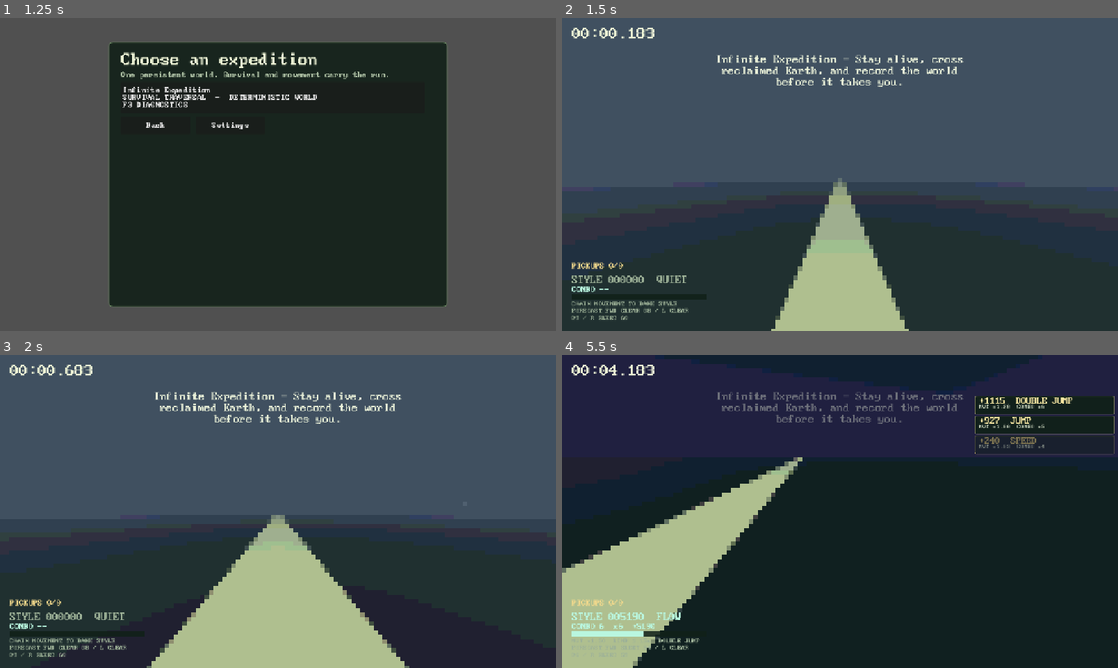
Above: before the commit, frames 1-4 (two rows, left to right).
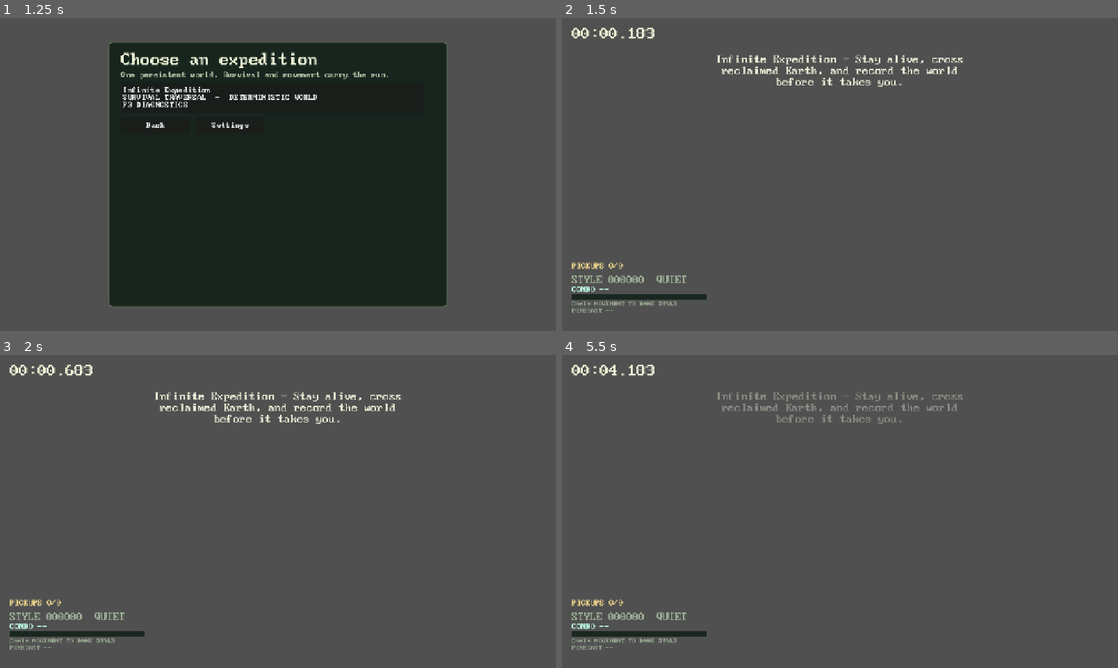
Above: after the commit, the same moments.

Repository: gongahkia/hot-cross-buns
Game: Godot game, scene res://scenes/main.tscn
Two runs of this game, one before a commit and one after it. Both use one fixed random seed, a clock stepped at 60 frames per second and the inputs below.
Inputs (mouse positions are in pixels of both pictures, inside the frame that each line leads up to):
- Up to frame 1 (1.25 s): click "Choose a journey" at 0.5 s
- Up to frame 2 (1.5 s): click "Infinite Expedition SURVIVAL …" at 1.25 s
- Up to frame 3 (2 s): no input
- Up to frame 4 (5.5 s): tap Enter at 2 s; move the mouse to (867, 511) at 2.02 s; hold W (move_forward) from 2.03 s (still down); tap Space (jump) at 2.1, 2.27, 2.57, 3.02, 3.05, 3.32, 3.8, 4.52, 4.55, 4.82, 5.27, 5.3 s; click (867, 511) at 2.17 s; move the mouse to (812, 511) at 2.77 s; tap 7 (build_platform) at 2.85 s; move the mouse to (851, 505) at 3.52 s; tap 6 (build_shelter) at 3.6 s; move the mouse to (834, 517) at 4.27 s; tap 2 (collect_water) at 4.35 s; click (834, 517) at 4.42 s; move the mouse to (878, 514) at 5.02 s; tap 1 (consume_food) at 5.1 s

Frame 1 is identical in both runs. In frame 2, 46% of the frame differs, in the area x 0-100%, y 51-100%; in frame 3, 47%; in frame 4, 99%, in the area x 0-100%, y 0-100%.
Error after the commit: Assertion failed: generated megastructure baseline entry route is invalid (res://scripts/world_megastructure_generator.gd:94)

Commit message:
debuggedroute

Diff:
--- /dev/null
+++ b/scripts/debug_megastructure_route.gd
@@ -0,0 +1,9 @@
+extends SceneTree
+
+const GENERATOR := preload("res://scripts/world_megastructure_generator.gd")
+const VALIDATOR := preload("res://scripts/world_megastructure_route_validator.gd")
+
+func _initialize() -> void:
+	var descriptor := GENERATOR.new(20260731).generate(Vector3i.ZERO)
+	print(VALIDATOR.validate_baseline_entry(descriptor))
+	quit()
--- a/scripts/world_megastructure_generator.gd
+++ b/scripts/world_megastructure_generator.gd
@@ -4,6 +4,7 @@
 const RNG := preload("res://scripts/world_rng.gd")
 const HASH := preload("res://scripts/world_megastructure_hash.gd")
 const GENERATION_IDENTITY := preload("res://scripts/world_generation_identity.gd")
+const ROUTE_VALIDATOR := preload("res://scripts/world_megastructure_route_validator.gd")
 
 const MEGACELL_SIZE := 4096
 const DESCRIPTOR_SCHEMA_VERSION := 2
@@ -90,6 +91,7 @@
 		"world_bounds": opening_bounds,
 	}
 	descriptor["canonical_hash"] = HASH.canonical_hash(descriptor)
+	assert(bool(ROUTE_VALIDATOR.validate_baseline_entry(descriptor).get("valid", false)), "generated megastructure baseline entry route is invalid")
 	return descriptor
 
 func _axis(megacell: Vector3i) -> Vector3i:
--- a/scripts/world_megastructure_route_validator.gd
+++ b/scripts/world_megastructure_route_validator.gd
@@ -4,6 +4,7 @@
 const PLAYER := preload("res://scripts/player.gd")
 
 const SCHEMA := "megastructure-route-envelope/v2"
+const BASELINE_ENTRY_SCHEMA := "megastructure-baseline-entry-validation/v1"
 const MODE_IDS := ["walk", "jump", "double_jump", "dash", "slide", "wall_run", "grapple", "glide", "drop"]
 
 static func envelopes() -> Dictionary:
@@ -25,6 +26,59 @@
 			return record.duplicate(true)
 	return {}
 
+static func validate_baseline_entry(descriptor: Dictionary) -> Dictionary:
+	var issues: Array = []
+	var entry: Dictionary = descriptor.get("entry", {})
+	var routes: Array = descriptor.get("routes", [])
+	var required_route_ids: Array = entry.get("required_route_ids", [])
+	var route_id := ""
+	if required_route_ids.size() != 1:
+		issues.append("entry_required_route_count")
+	else:
+		route_id = str(required_route_ids[0])
+	var baseline := _route_by_id(routes, route_id)
+	if baseline.is_empty():
+		issues.append("baseline_route_missing")
+		return _validation_result(route_id, issues)
+	if str(baseline.get("route_class", "")) != "baseline" or str(baseline.get("movement_mode", "")) != "walk" or not bool(baseline.get("mandatory", false)):
+		issues.append("baseline_route_contract")
+	var path := _route_path(baseline, issues)
+	var approach: Variant = entry.get("approach_anchor", [])
+	var post_threshold: Variant = entry.get("post_threshold_anchor", [])
+	var first_goal: Variant = entry.get("first_goal_anchor", [])
+	if not _is_point(approach) or not _is_point(post_threshold) or not _is_point(first_goal):
+		issues.append("entry_anchor_invalid")
+	elif path.size() >= 2:
+		if path[0] != _point(approach) or path[path.size() - 1] != _point(first_goal) or not path.has(_point(post_threshold)):
+			issues.append("baseline_entry_connectivity")
+	var interior: Dictionary = descriptor.get("interior", {})
+	if str(interior.get("terrain_mode", "")) != "flat_enclosed_floor":
+		issues.append("baseline_ground_support")
+	else:
+		var floor_y := float(interior.get("floor_y", 0))
+		for point: Vector3 in path:
+			if not is_equal_approx(point.y, floor_y):
+				issues.append("baseline_not_on_floor")
+				break
+	var world_bounds: Dictionary = descriptor.get("world_bounds", {})
+	for point: Vector3 in path:
+		if not _point_in_bounds(point, world_bounds):
+			issues.append("baseline_outside_world_bounds")
+			break
+	if not _path_intersects_bounds(path, entry.get("threshold_volume", {})):
+		issues.append("entry_threshold_not_crossed")
+	var reveal := _reveal_by_id(descriptor.get("reveals", []), str(entry.get("initial_reveal_id", "")))
+	if reveal.is_empty():
+		issues.append("entry_reveal_missing")
+	else:
+		var reveal_route_ids: Array = reveal.get("required_route_ids", [])
+		if not reveal_route_ids.has(route_id):
+			issues.append("entry_reveal_route_missing")
+		var reveal_anchor: Variant = reveal.get("recommended_view_anchor", [])
+		if not _is_point(reveal_anchor) or not _path_contains_point(path, _point(reveal_anchor)):
+			issues.append("entry_reveal_not_reached")
+	return _validation_result(route_id, issues)
+
 static func _ground(id: String, max_slope_degrees: float) -> Dictionary:
 	return {"id":id,"max_drop":0.0,"max_horizontal":0.0,"max_rise":0.0,"max_slope_degrees":max_slope_degrees,"requires_ground":true,"unbounded_horizontal":true}
 
@@ -33,3 +87,90 @@
 	for key: String in extras:
 		result[key] = extras[key]
 	return result
+
+static func _route_by_id(routes: Array, route_id: String) -> Dictionary:
+	if route_id.is_empty():
+		return {}
+	for route: Dictionary in routes:
+		if str(route.get("route_id", "")) == route_id:
+			return route
+	return {}
+
+static func _route_path(route: Dictionary, issues: Array) -> Array:
+	var points: Array = [route.get("start_anchor", [])]
+	for waypoint in route.get("waypoints", []):
+		points.append(waypoint)
+	points.append(route.get("end_anchor", []))
+	var path: Array = []
+	for value: Variant in points:
+		if not _is_point(value):
+			issues.append("baseline_route_anchor_invalid")
+			return []
+		path.append(_point(value))
+	return path
+
+static func _reveal_by_id(reveals: Array, reveal_id: String) -> Dictionary:
+	if reveal_id.is_empty():
+		return {}
+	for reveal: Dictionary in reveals:
+		if str(reveal.get("reveal_id", "")) == reveal_id:
+			return reveal
+	return {}
+
+static func _is_point(value: Variant) -> bool:
+	return value is Array and value.size() == 3
+
+static func _point(value: Array) -> Vector3:
+	return Vector3(float(value[0]), float(value[1]), float(value[2]))
+
+static func _point_in_bounds(point: Vector3, bounds: Dictionary) -> bool:
+	if not _is_point(bounds.get("min", [])) or not _is_point(bounds.get("max", [])):
+		return false
+	var minimum := _point(bounds.min)
+	var maximum := _point(bounds.max)
+	return point.x >= minimum.x and point.x <= maximum.x and point.y >= minimum.y and point.y <= maximum.y and point.z >= minimum.z and point.z <= maximum.z
+
+static func _path_intersects_bounds(path: Array, bounds: Dictionary) -> bool:
+	if path.size() < 2 or not _is_point(bounds.get("min", [])) or not _is_point(bounds.get("max", [])):
+		return false
+	var minimum := _point(bounds.min)
+	var maximum := _point(bounds.max)
+	for index in range(path.size() - 1):
+		if _segment_intersects_bounds(path[index], path[index + 1], minimum, maximum):
+			return true
+	return false
+
+static func _segment_intersects_bounds(start: Vector3, finish: Vector3, minimum: Vector3, maximum: Vector3) -> bool:
+	var lower := 0.0
+	var upper := 1.0
+	for axis: Array in [[start.x, finish.x, minimum.x, maximum.x], [start.y, finish.y, minimum.y, maximum.y], [start.z, finish.z, minimum.z, maximum.z]]:
+		var origin := float(axis[0])
+		var delta := float(axis[1]) - origin
+		var low := float(axis[2])
+		var high := float(axis[3])
+		if is_zero_approx(delta):
+			if origin < low or origin > high:
+				return false
+			continue
+		var first := (low - origin) / delta
+		var last := (high - origin) / delta
+		lower = maxf(lower, minf(first, last))
+		upper = minf(upper, maxf(first, last))
+		if lower > upper:
+			return false
+	return true
+
+static func _path_contains_point(path: Array, target: Vector3) -> bool:
+	if path.size() < 2:
+		return false
+	for index in range(path.size() - 1):
+		var start: Vector3 = path[index]
+		var finish: Vector3 = path[index + 1]
+		var segment := finish - start
+		var offset := target - start
+		if segment.cross(offset).length_squared() <= 0.0001 and offset.dot(target - finish) <= 0.0001:
+			return true
+	return false
+
+static func _validation_result(route_id: String, issues: Array) -> Dictionary:
+	return {"issues":issues,"route_id":route_id,"schema":BASELINE_ENTRY_SCHEMA,"valid":issues.is_empty()}
--- a/scripts/world_megastructure_route_validator_test.gd
+++ b/scripts/world_megastructure_route_validator_test.gd
@@ -2,6 +2,7 @@
 
 const VALIDATOR := preload("res://scripts/world_megastructure_route_validator.gd")
 const PLAYER := preload("res://scripts/player.gd")
+const GENERATOR := preload("res://scripts/world_megastructure_generator.gd")
 
 var failed := false
 
@@ -12,6 +13,7 @@
 	for mode: String in VALIDATOR.MODE_IDS:
 		_assert_envelope_shape(VALIDATOR.envelope(mode), mode)
 	_assert_conservative_limits()
+	_assert_baseline_entry_validation()
 	var copy := VALIDATOR.envelope("jump")
 	copy["max_horizontal"] = 999.0
 	_expect(float(VALIDATOR.envelope("jump").get("max_horizontal", 0.0)) == 6.0 and VALIDATOR.envelope("missing").is_empty(), "route envelope isolation drifted")
@@ -49,6 +51,27 @@
 	_expect(float(glide.max_horizontal) < PLAYER.GLIDE_SPEED * float(glide.max_drop) / PLAYER.GLIDE_FALL_SPEED and float(drop.max_drop) < PLAYER.INJURY_LANDING_SPEED * PLAYER.INJURY_LANDING_SPEED / (2.0 * PLAYER.GRAVITY), "glide or drop envelope exceeds conservative player motion")
 	_expect(bool(VALIDATOR.envelope("walk").unbounded_horizontal) and bool(VALIDATOR.envelope("slide").unbounded_horizontal) and not bool(drop.unbounded_horizontal), "ground and drop traversal semantics drifted")
 
+func _assert_baseline_entry_validation() -> void:
+	var generator := GENERATOR.new(20260731)
+	for cell: Vector3i in [Vector3i(-2, 0, 1), Vector3i(-1, 0, -3), Vector3i.ZERO, Vector3i(4, 0, -2), Vector3i(7, 0, 5)]:
+		var validation := VALIDATOR.validate_baseline_entry(generator.generate(cell))
+		_expect(str(validation.get("schema", "")) == VALIDATOR.BASELINE_ENTRY_SCHEMA and bool(validation.get("valid", false)) and (validation.get("issues", []) as Array).is_empty(), "generated baseline entry route is invalid")
+	var invalid_route := generator.generate(Vector3i.ZERO).duplicate(true)
+	(invalid_route.routes[0] as Dictionary)["movement_mode"] = "jump"
+	_expect("baseline_route_contract" in VALIDATOR.validate_baseline_entry(invalid_route).get("issues", []), "baseline movement mode regression was accepted")
+	var missing_post_threshold := generator.generate(Vector3i.ZERO).duplicate(true)
+	(missing_post_threshold.routes[0] as Dictionary)["waypoints"] = []
+	_expect("baseline_entry_connectivity" in VALIDATOR.validate_baseline_entry(missing_post_threshold).get("issues", []), "baseline route without post-threshold anchor was accepted")
+	var missing_floor := generator.generate(Vector3i.ZERO).duplicate(true)
+	(missing_floor.interior as Dictionary)["terrain_mode"] = "terrain"
+	_expect("baseline_ground_support" in VALIDATOR.validate_baseline_entry(missing_floor).get("issues", []), "baseline route without floor support was accepted")
+	var missed_threshold := generator.generate(Vector3i.ZERO).duplicate(true)
+	((missed_threshold.entry as Dictionary).threshold_volume as Dictionary)["min"] = [0, 1000, 0]
+	_expect("entry_threshold_not_crossed" in VALIDATOR.validate_baseline_entry(missed_threshold).get("issues", []), "baseline route without threshold crossing was accepted")
+	var missed_reveal := generator.generate(Vector3i.ZERO).duplicate(true)
+	(missed_reveal.reveals[0] as Dictionary)["recommended_view_anchor"] = [0, 1000, 0]
+	_expect("entry_reveal_not_reached" in VALIDATOR.validate_baseline_entry(missed_reveal).get("issues", []), "baseline route without reveal access was accepted")
+
 func _expect(condition: bool, message: String) -> void:
 	if condition:
 		return
Not shown, changed: TODO_MEGASTRUCTURE.md
Not shown, changed: docs/megastructure-route-validation.md
